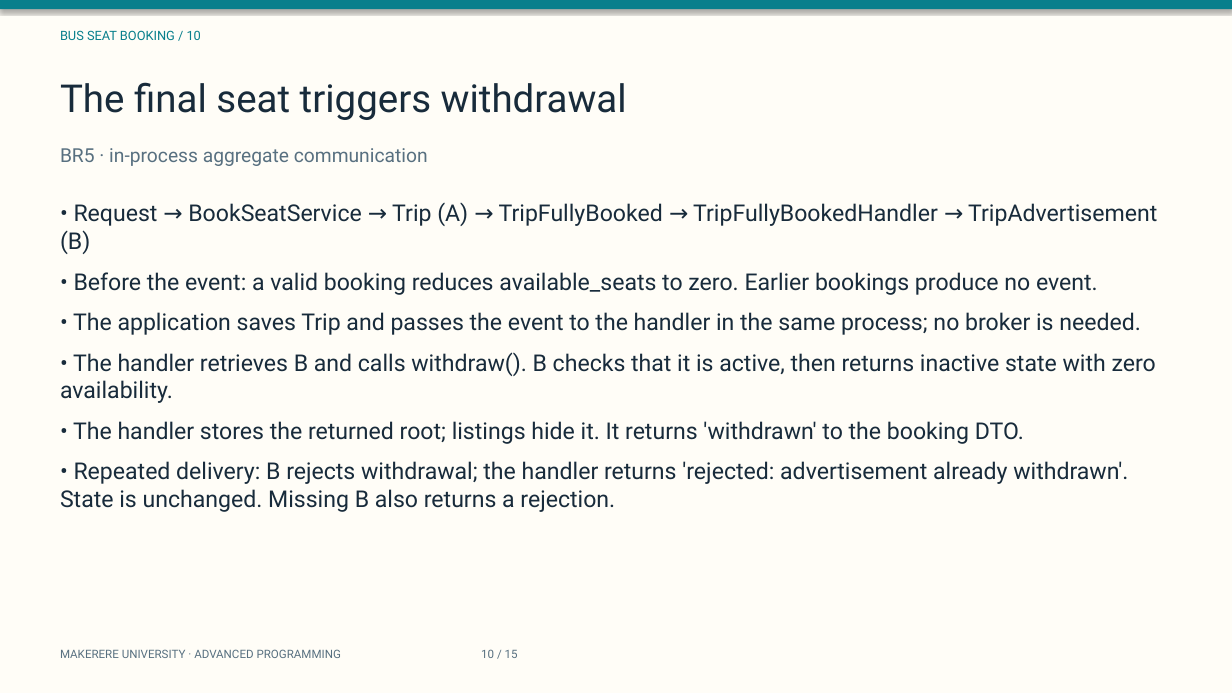
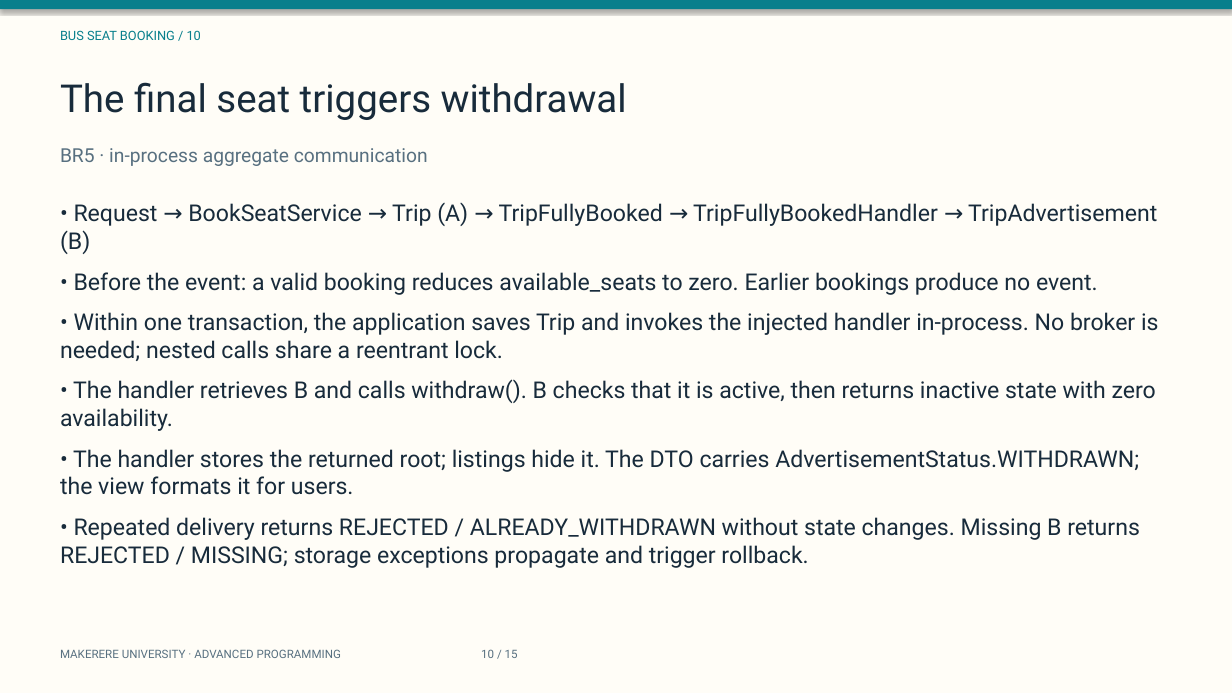
Before and after one commit to TIMOTHY-ctrl/Advancedprogramming_assignment_group_repo, a slide deck: slide 10 of presentation/coursework-slides.pptx. Drawn at 1232x693 pixels with LibreOffice and Linux fonts; fonts in the diff are those of the drawing. Boxes give left, top, right and bottom in pixels: in the first picture for what was removed or moved away, otherwise in the second. Text is boxed around its words. In the diff, an @@ line names an element or a change of style, - is before the commit and + after.

```diff
--- a/presentation/coursework-slides.pptx
+++ b/presentation/coursework-slides.pptx
@@ text at (60, 312, 1159, 361): text changed @@
-• The application saves Trip and passes the event to the handler in the same process; no broker is needed.
+• Within one transaction, the application saves Trip and invokes the injected handler in-process. No broker is needed; nested calls share a reentrant lock.
@@ text at (60, 449, 1140, 568): text changed @@
-• The handler stores the returned root; listings hide it. It returns 'withdrawn' to the booking DTO.
-• Repeated delivery: B rejects withdrawal; the handler returns 'rejected: advertisement already withdrawn'. State is unchanged. Missing B also returns a rejection.
+• The handler stores the returned root; listings hide it. The DTO carries AdvertisementStatus.WITHDRAWN; the view formats it for users.
+• Repeated delivery returns REJECTED / ALREADY_WITHDRAWN without state changes. Missing B returns REJECTED / MISSING; storage exceptions propagate and trigger rollback.
```
Also in this commit, not shown: 8 other slides changed, 57 other files.
